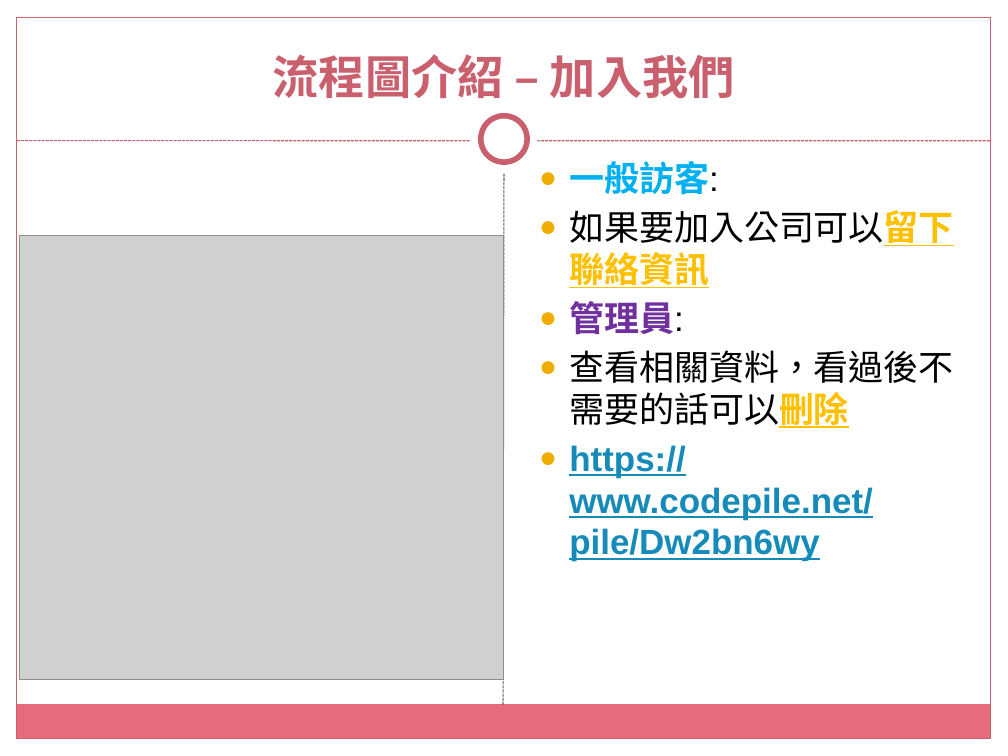
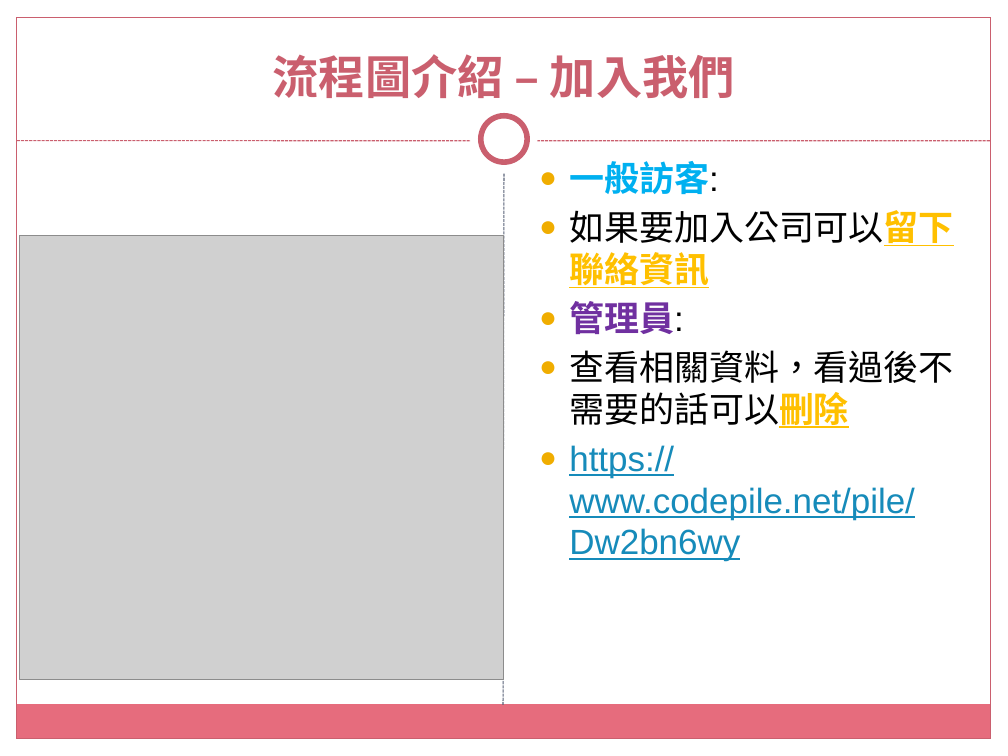
Before and after one commit to tsouleona/gitLab, a slide deck: slide 7 of small_project/data_project/沅淯駿營造有限公司.pptx. Drawn at 1008x756 pixels with LibreOffice and Linux fonts; fonts in the diff are those of the drawing; grey boxes stand for pictures; background and template pictures are left out. Boxes give left, top, right and bottom in pixels: in the first picture for what was removed or moved away, otherwise in the second. Text is boxed around its words. In the diff, an @@ line names an element or a change of style, - is before the commit and + after.

```diff
--- a/small_project/data_project/沅淯駿營造有限公司.pptx
+++ b/small_project/data_project/沅淯駿營造有限公司.pptx
@@ text at (x1=569, y1=445, x2=915, y2=561): bold off in "https://www.codepile.net/pile/Dw2bn6wy" @@
```
Also in this commit, not shown: 2 other slides changed.
